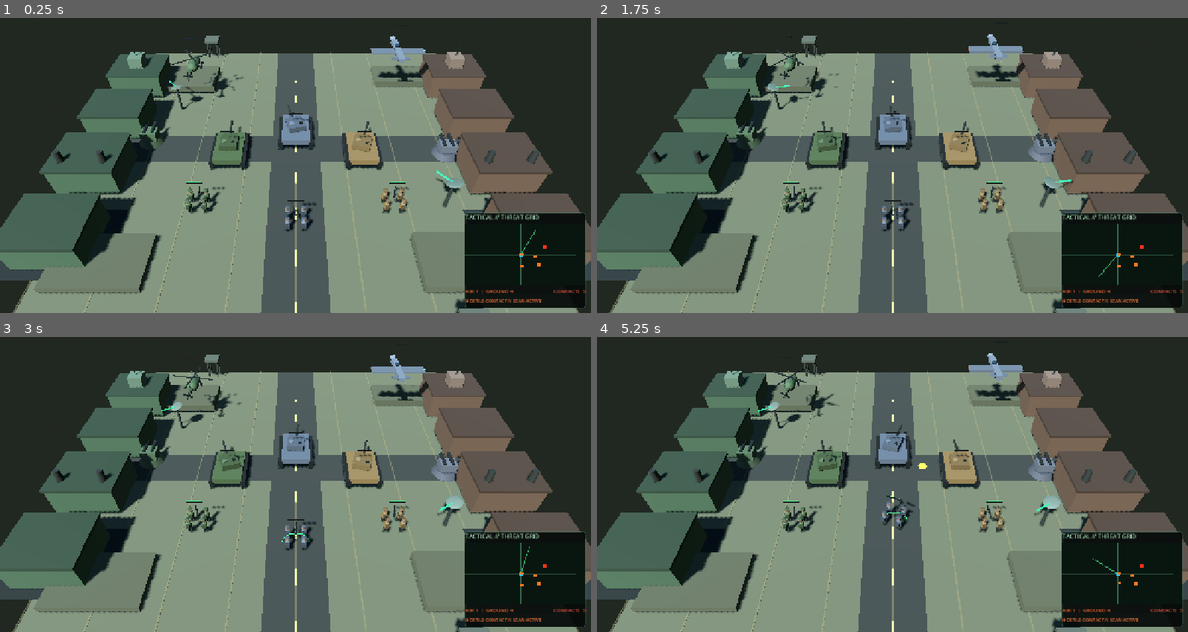
Above: before the commit, frames 1-4 (two rows, left to right).
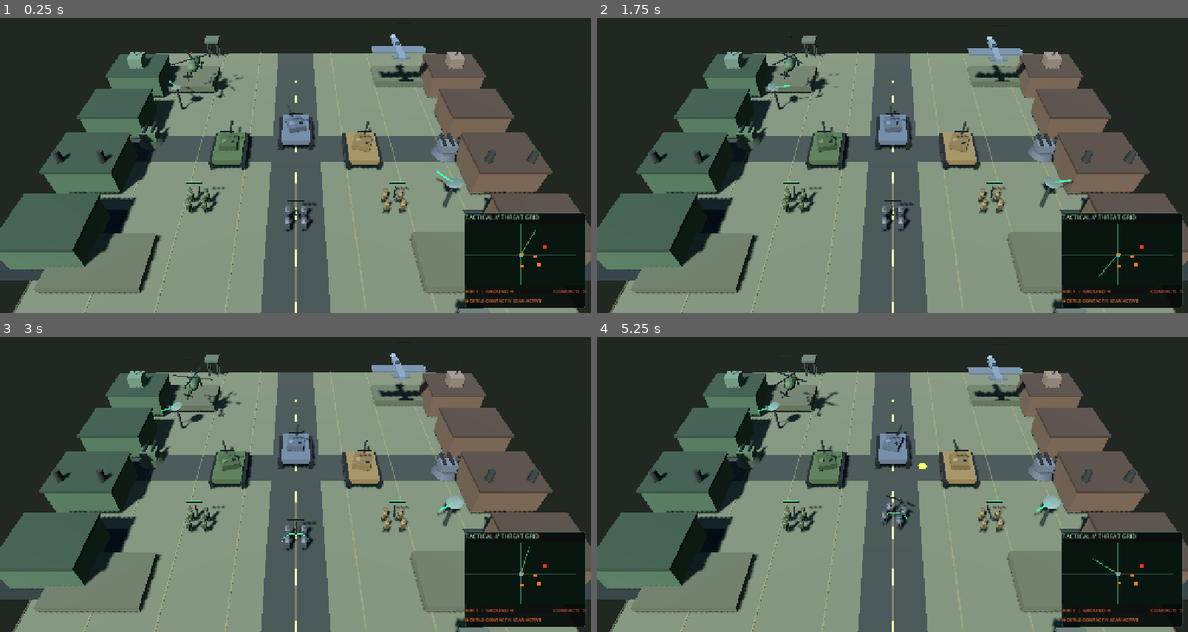
Above: after the commit, the same moments.

Repository: Jamalalbaroty/storm-generals-mobil
Game: Godot game, scene res://prototype_3d/battlefield_3d.tscn
The game is run twice, just before and just after one commit, with the same random seed, the same clock (stepped at 60 frames per second) and the same inputs. This scene is started directly instead of the project's main scene.
Inputs (mouse positions are in pixels of both pictures, inside the frame that each line leads up to):
- Up to frame 1 (0.25 s): no input
- Up to frame 2 (1.75 s): move the mouse to (1022, 130) at 0.52 s; click (1022, 130) at 0.67 s; drag from (774, 162) to (862, 212) at 1.27 s
- Up to frame 3 (3 s): move the mouse to (354, 393) at 2.02 s; click (354, 393) at 2.17 s; drag from (265, 531) to (118, 416) at 2.77 s
- Up to frame 4 (5.25 s): move the mouse to (1069, 516) at 3.52 s; click (1069, 516) at 3.67 s; drag from (715, 416) to (803, 384) at 4.27 s; move the mouse to (922, 466) at 5.02 s; click (922, 466) at 5.17 s

The runs differ from the first frame. In frame 1, 0.3% of the frame differs, in the area x 29-73%, y 5-67%; in frame 2, 0.4%; in frame 3, 0.3%; in frame 4, 0.6%, in the area x 29-73%, y 5-64%.

Commit message:
feat: add gameplay unit synchronization bridge for 3D battlefield

Diff:
--- a/prototype_3d/battlefield_3d.gd
+++ b/prototype_3d/battlefield_3d.gd
@@ -54,6 +54,7 @@
 var tank_barrels: Dictionary = {}
 var wheel_last_positions: Dictionary = {}
 var game_building_nodes: Dictionary = {}
+var game_unit_nodes: Dictionary = {}
 
 func _ready() -> void:
 	combat_fire_audio = _make_combat_audio(false)
@@ -284,6 +285,73 @@
 func spawn_game_building(kind: String, at: Vector3, faction_id: String, tint: Color, build_progress: float = 0.0) -> Node3D:
 	# Public bridge for the gameplay layer to create a 3D counterpart for a logical building.
 	return _add_base_building(at, kind, tint, faction_id, build_progress, true)
+
+func spawn_game_unit(kind: String, at: Vector3, faction_id: String, tint: Color, health: float = 100.0) -> Node3D:
+	var unit: Node3D
+	match kind:
+		"fighter":
+			_add_placeholder_fighter(at, tint, faction_id)
+			unit = showcase_tanks.back()
+		"helicopter":
+			_add_placeholder_helicopter(at, tint, faction_id)
+			unit = showcase_tanks.back()
+		"infantry", "builder", "marine":
+			_add_placeholder_infantry_squad(at, tint, faction_id)
+			unit = showcase_tanks.back()
+		_:
+			_add_placeholder_tank(at, tint, faction_id)
+			unit = showcase_tanks.back()
+	if is_instance_valid(unit):
+		unit.set_meta("gameplay_unit_kind", kind)
+		unit.set_meta("health", maxf(0.0, health))
+		unit.set_meta("source_gameplay_unit", true)
+	return unit
+
+func sync_game_units(unit_records: Array, map_rect: Rect2) -> int:
+	if map_rect.size.x <= 0.0 or map_rect.size.y <= 0.0:
+		return 0
+	var active_keys: Dictionary = {}
+	var synced_count := 0
+	for index in range(unit_records.size()):
+		var record_value = unit_records[index]
+		if not record_value is Dictionary:
+			continue
+		var record: Dictionary = record_value
+		if not record.has("pos") or not record.get("pos") is Vector2:
+			continue
+		var source_pos: Vector2 = record.pos
+		var team := String(record.get("team", "player"))
+		var kind := String(record.get("kind", "tank"))
+		var faction_id := String(record.get("faction", "american"))
+		var key := "%s|%d|%s" % [team, index, kind]
+		active_keys[key] = true
+		var nx := clampf((source_pos.x - map_rect.position.x) / map_rect.size.x, 0.0, 1.0)
+		var nz := clampf((source_pos.y - map_rect.position.y) / map_rect.size.y, 0.0, 1.0)
+		var altitude := 5.2 if kind == "helicopter" else (6.4 if kind == "fighter" else 0.0)
+		var world_pos := Vector3(lerpf(-ARENA_SIZE * 0.38, ARENA_SIZE * 0.38, nx), altitude, lerpf(-ARENA_SIZE * 0.38, ARENA_SIZE * 0.38, nz))
+		var tint := Color(0.30, 0.43, 0.34) if team == "player" else Color(0.43, 0.31, 0.28)
+		var unit := game_unit_nodes.get(key) as Node3D
+		if not is_instance_valid(unit):
+			unit = spawn_game_unit(kind, world_pos, faction_id, tint, float(record.get("hp", 100.0)))
+			if not is_instance_valid(unit):
+				continue
+			unit.set_meta("source_unit_key", key)
+			unit.set_meta("source_team", team)
+			game_unit_nodes[key] = unit
+		else:
+			unit.global_position = world_pos
+			unit.set_meta("health", maxf(0.0, float(record.get("hp", unit.get_meta("health", 100.0)))))
+			unit.set_meta("faction_id", faction_id)
+		synced_count += 1
+	for existing_key in game_unit_nodes.keys():
+		if not active_keys.has(existing_key):
+			var stale_unit := game_unit_nodes[existing_key] as Node3D
+			if is_instance_valid(stale_unit):
+				if selected_tank == stale_unit:
+					selected_tank = null
+				stale_unit.queue_free()
+			game_unit_nodes.erase(existing_key)
+	return synced_count
 
 func sync_game_buildings(player_buildings: Array, enemy_buildings: Array, map_rect: Rect2, player_faction: String, enemy_faction: String) -> int:
 	# Reconcile logical 2D building records with persistent 3D counterparts.
